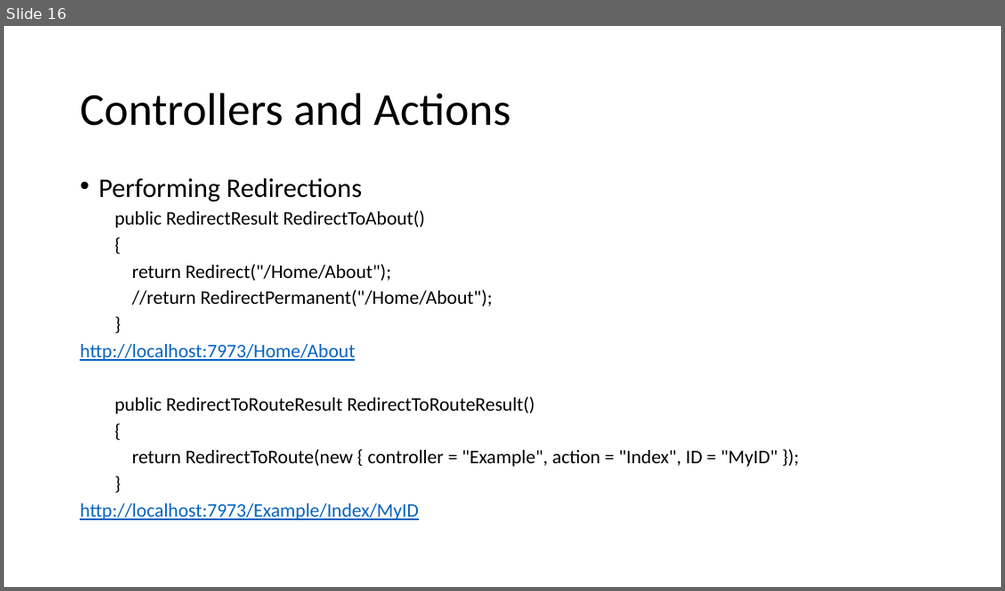
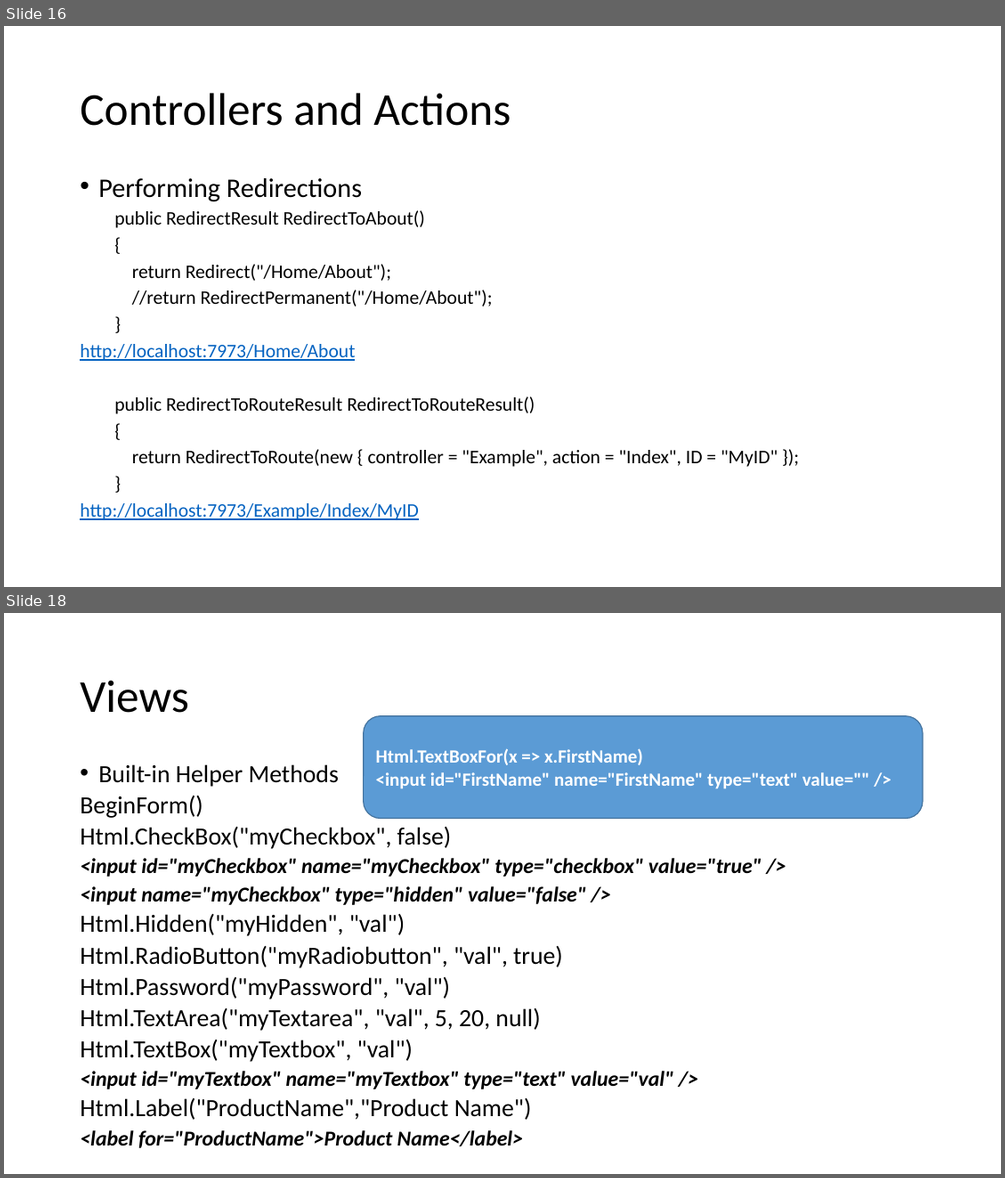
Before and after one commit to songb2/ASPNETMVCDemo, a slide deck: BasicMVCNorthwind/Asp.Net MVC Tech Talk.pptx. Shown one above the other, each under a label of ours: slide 16 before the commit, slides 16 and 18 after it; the slides between them are not shown. The pictures are 1005x591 and 1005x1178 pixels, drawn with LibreOffice and Linux fonts; fonts in the diff are those of the drawing. Boxes give left, top, right and bottom in pixels: in the first picture for what was removed or moved away, otherwise in the second. Text is boxed around its words. In the diff, an @@ line names an element or a change of style, - is before the commit and + after.

```diff
--- a/BasicMVCNorthwind/Asp.Net MVC Tech Talk.pptx
+++ b/BasicMVCNorthwind/Asp.Net MVC Tech Talk.pptx
@@ slide 18 added at (x1=4, y1=613, x2=1001, y2=1174), background #FFFFFF @@
@@ title added at (x1=80, y1=680, x2=189, y2=713), 44 pt, text #000000 @@
+Views
@@ rounded rectangle added at (x1=364, y1=716, x2=923, y2=819), fill #5B9BD5, outline #43739E 1 pt, 18 pt, text #FFFFFF, bold @@
+Html.TextBoxFor(x => x.FirstName)
+<input id="FirstName" name="FirstName" type="text" value="" />
@@ text added at (x1=80, y1=764, x2=761, y2=1148), 23.8 pt, text #000000 @@
+• Built-in Helper Methods
+BeginForm()
+Html.CheckBox("myCheckbox", false)
+<input id="myCheckbox" name="myCheckbox" type="checkbox" value="true" />
+<input name="myCheckbox" type="hidden" value="false" />
+Html.Hidden("myHidden", "val")
+Html.RadioButton("myRadiobutton", "val", true)
+Html.Password("myPassword", "val")
+Html.TextArea("myTextarea", "val", 5, 20, null)
+Html.TextBox("myTextbox", "val")
+<input id="myTextbox" name="myTextbox" type="text" value="val" />
+Html.Label("ProductName","Product Name")
+<label for="ProductName">Product Name</label>
```
Also in this commit, not shown: 2 slides changed, 2 other slides added, 1 slide removed, 12 other files.
